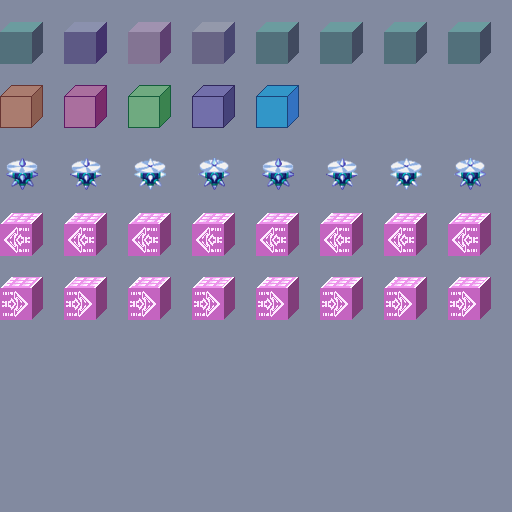
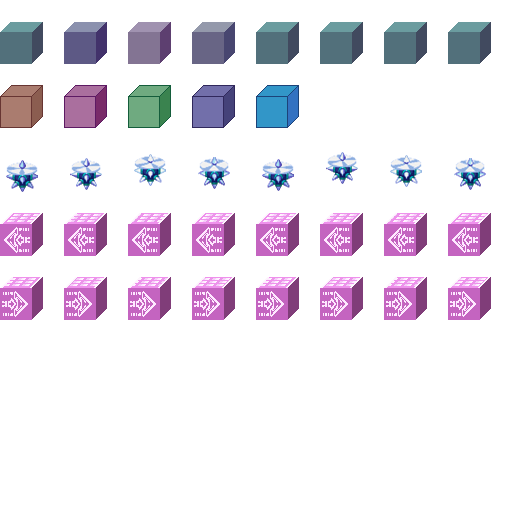
Layered file, before and after one edit (512 × 512). Changes by layer:
painted on "Tiles" over [6, 152, 422, 192]
hid "Background" over [0, 0, 512, 512]
